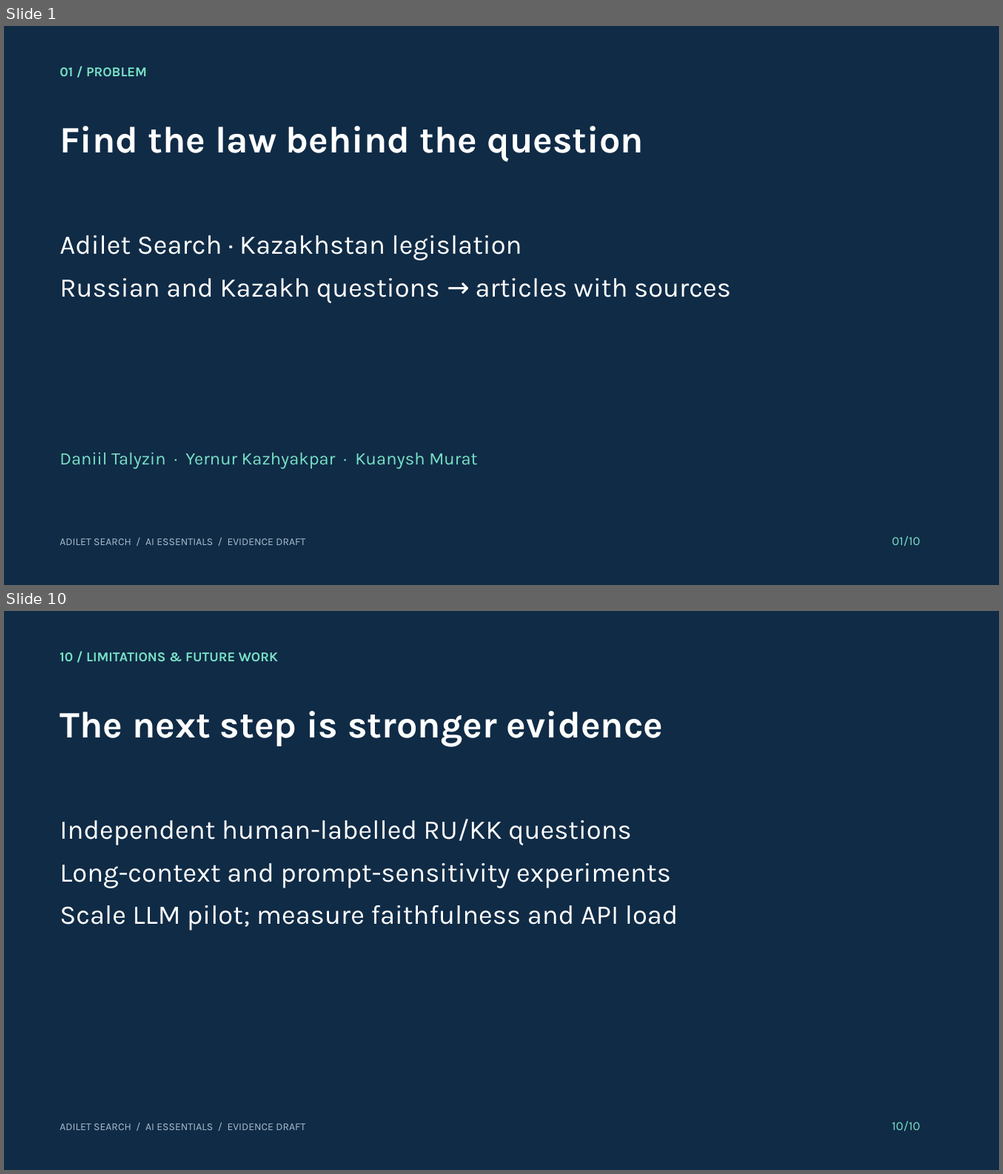
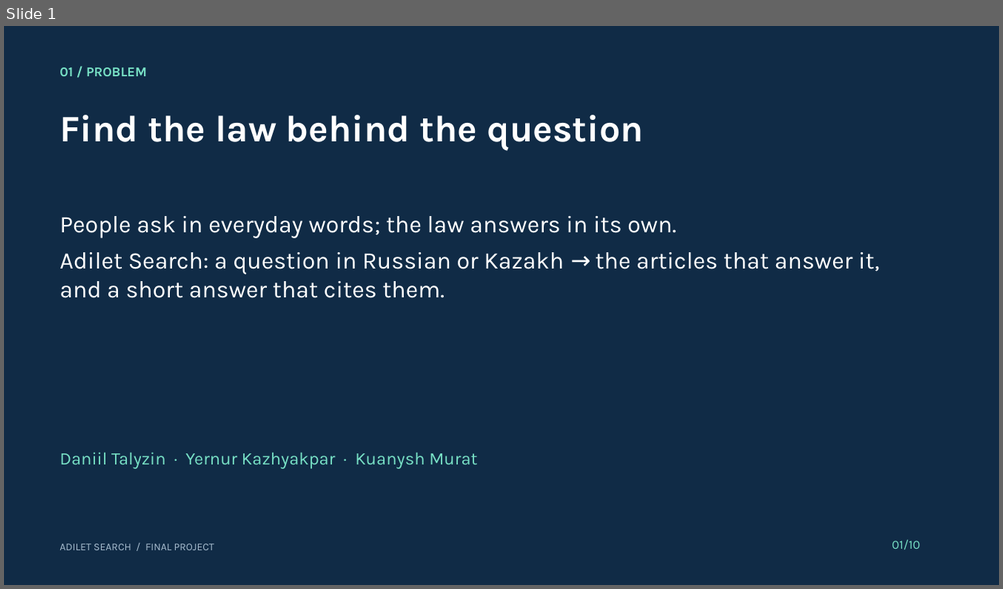
Before and after one commit to R0onen/adilet-search, a slide deck: docs/presentation/final_deck.pptx. Shown one above the other, each under a label of ours: slides 1 and 10 before the commit, slide 1 after it; the slides between them are not shown. The pictures are 1003x1174 and 1003x589 pixels, drawn with LibreOffice and Linux fonts; fonts in the diff are those of the drawing. Boxes give left, top, right and bottom in pixels: in the first picture for what was removed or moved away, otherwise in the second. Text is boxed around its words. In the diff, an @@ line names an element or a change of style, - is before the commit and + after.

Commit message:
docs: final evaluation, load test on the deployed corpus, model card for pipeline 1.0.0, presentation, guides and status

```diff
--- a/docs/presentation/final_deck.pptx
+++ b/docs/presentation/final_deck.pptx
@@ slide 10 removed at [4,611,999,1170], background #102B46 @@
@@ text removed at [60,652,278,661] @@
-10 / LIMITATIONS & FUTURE WORK
@@ text removed at [60,711,663,746] @@
-The next step is stronger evidence
@@ text removed at [60,819,678,931] @@
-Independent human-labelled RU/KK questions
-Long-context and prompt-sensitivity experiments
-Scale LLM pilot; measure faithfulness and API load
@@ text removed at [891,1121,919,1131] @@
-10/10
@@ text removed at [60,1124,305,1130] @@
-ADILET SEARCH / AI ESSENTIALS / EVIDENCE DRAFT
@@ slide 1 changed as well @@
@@ text "Find the law behind the ..." at [60,115,643,150]: less space between paragraphs @@
@@ text "Find the law behind the ...": place and size @@
-text "Find the law behind the ..." at [60,126,643,161]
+text "Find the law behind the ..." at [60,115,643,150]
@@ text at [60,216,879,298]: text changed; size 26 to 23 pt @@
-Adilet Search · Kazakhstan legislation
-Russian and Kazakh questions → articles with sources
+People ask in everyday words; the law answers in its own.
+Adilet Search: a question in Russian or Kazakh → the articles that answer it, and a short answer that cites them.
@@ text "01/10" at [891,540,919,550]: less space between paragraphs @@
@@ text at [60,544,214,551]: text changed @@
-ADILET SEARCH / AI ESSENTIALS / EVIDENCE DRAFT
+ADILET SEARCH / FINAL PROJECT
```
Also in this commit, not shown: 1 other slide changed, 8 slides added, 7 other slides removed, 29 other files.
